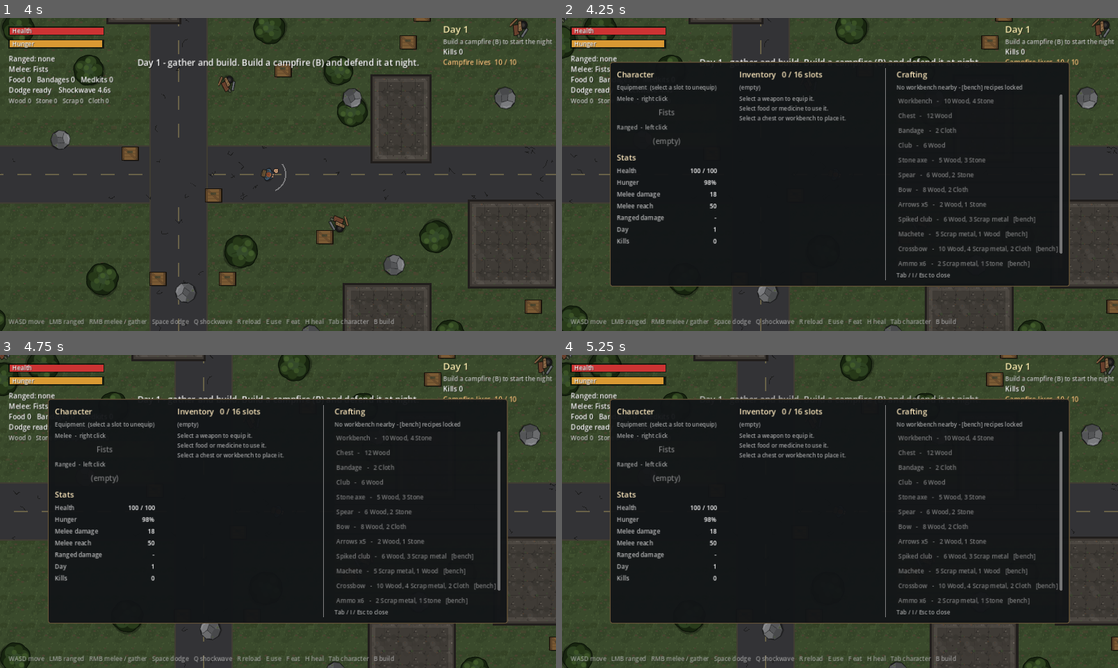
Above: before the commit, frames 1-4 (two rows, left to right).
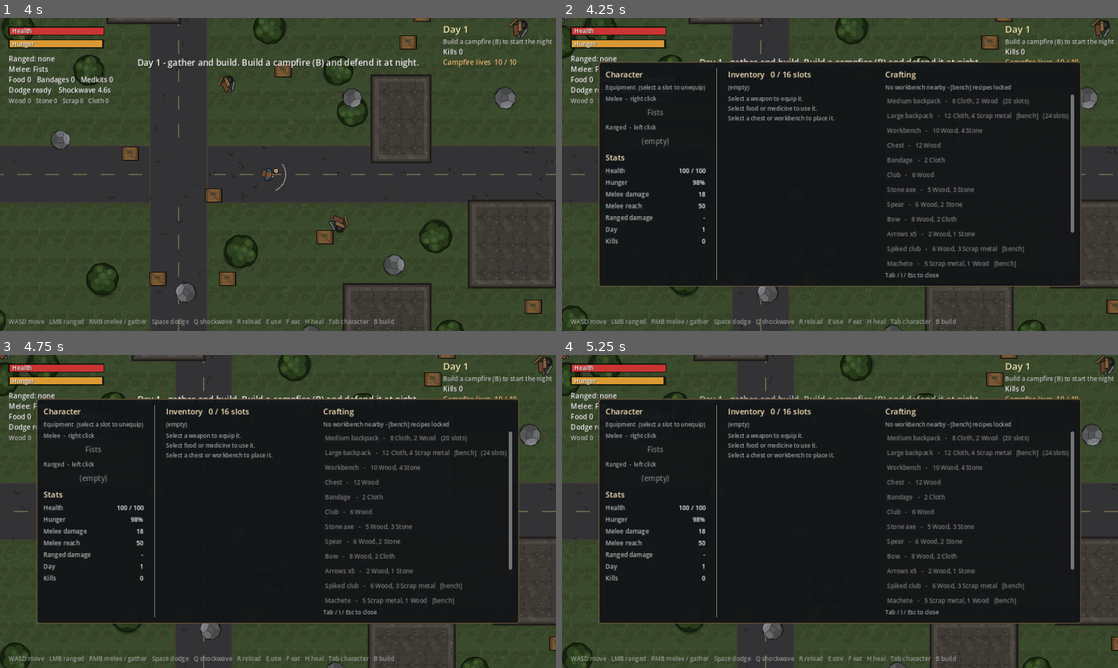
Above: after the commit, the same moments.

Repository: CptSyphilis/nightfall-
Game: Godot game, scene res://scenes/main.tscn
Same seed, same stepped clock (60 frames per second), same inputs: the game is played once before the commit and once after it.
Inputs (mouse positions are in pixels of both pictures, inside the frame that each line leads up to):
- Up to frame 1 (4 s): tap Enter (restart) at 0.5, 2, 3.5 s; move the mouse to (400, 158) at 0.52 s; hold D (move_right) 0.53-1.25 s; tap Q (ability) at 0.6 s; click (400, 158) at 0.67 s; drag from (166, 190) to (250, 237) at 1.27 s; move the mouse to (333, 105) at 2.02 s; hold D (move_right) 2.03-2.75 s; hold Mouse wheel down (build_next) 2.03-2.75 s; drag from (250, 237) to (111, 127) at 2.77 s; move the mouse to (444, 221) at 3.52 s; hold A (move_left) from 3.53 s (still down); hold Right mouse button (demolish) from 3.53 s (still down)
- Up to frame 2 (4.25 s): keep holding A (move_left); keep holding Right mouse button (demolish); tap Tab (inventory) at 4.15 s
- Up to frame 3 (4.75 s): release A (move_left) at 4.25 s; release Right mouse button (demolish) at 4.25 s; drag from (111, 464) to (194, 433) at 4.27 s
- Up to frame 4 (5.25 s): tap Enter (restart) at 5 s; move the mouse to (867, 511) at 5.02 s; hold S (move_down) from 5.03 s (still down); tap F (eat) at 5.1 s; click (867, 511) at 5.17 s

Frame 1 is identical in both runs. In frame 2, 8.2% of the frame differs, in the area x 6-94%, y 14-86%; in frame 3, 8.2%; in frame 4, 8.2%.

Commit message:
Craftable backpack upgrades (16 > 20 > 24 slots)
Co-Authored-By: Claude Opus 5.5 <noreply@anthropic.com>
Claude-Session: https://claude.ai/code/session_01TRX34mMyiPJpagye9Z5d4b

Diff:
--- a/scripts/inventory_ui.gd
+++ b/scripts/inventory_ui.gd
@@ -279,6 +279,10 @@
 	var text := "%s   -   %s" % [name, Items.describe_cost(r["cost"])]
 	if r["bench"]:
 		text += "   [bench]"
+	if r.has("slots"):
+		text += "   (%d slots)" % r["slots"]
+		if game.player.inventory.max_slots >= r["slots"]:
+			text = "%s   -   wearing it" % name
 	var b := _button(text)
 	b.alignment = HORIZONTAL_ALIGNMENT_LEFT
 	b.custom_minimum_size = Vector2(350, 30)
--- a/scripts/items.gd
+++ b/scripts/items.gd
@@ -14,6 +14,9 @@
 	"arrow":     {"name": "Arrows",      "stack": 50,  "color": Color(0.85, 0.75, 0.55)},
 	"workbench": {"name": "Workbench",   "stack": 5,   "color": Color(0.6, 0.85, 0.6), "placeable": true},
 	"chest":     {"name": "Chest",       "stack": 5,   "color": Color(0.6, 0.85, 0.6), "placeable": true},
+	# Backpack upgrades are used up right away: they give you more inventory slots.
+	"backpack_medium": {"name": "Medium backpack", "stack": 1, "color": Color(0.7, 0.6, 0.45)},
+	"backpack_large":  {"name": "Large backpack",  "stack": 1, "color": Color(0.7, 0.6, 0.45)},
 	# Weapons (one per slot).
 	"pistol":      {"name": "Pistol",      "stack": 1, "color": Color(0.55, 0.75, 1.0), "weapon": true},
 	"bow":         {"name": "Bow",         "stack": 1, "color": Color(0.55, 0.75, 1.0), "weapon": true},
@@ -47,7 +50,11 @@
 }
 
 ## bench = true means you must stand near a placed workbench to craft it.
+## slots = a backpack upgrade: crafting it sets your inventory to that many slots.
+##         from_slots = the backpack you need first (upgrades go in order).
 const RECIPES := [
+	{"id": "backpack_medium", "amount": 1, "cost": {"cloth": 8, "wood": 2},     "bench": false, "slots": 20, "from_slots": 16},
+	{"id": "backpack_large",  "amount": 1, "cost": {"cloth": 12, "scrap": 4},   "bench": true,  "slots": 24, "from_slots": 20},
 	{"id": "workbench",   "amount": 1, "cost": {"wood": 10, "stone": 4},            "bench": false},
 	{"id": "chest",       "amount": 1, "cost": {"wood": 12},                        "bench": false},
 	{"id": "bandage",     "amount": 1, "cost": {"cloth": 2},                        "bench": false},
--- a/scripts/player.gd
+++ b/scripts/player.gd
@@ -577,6 +577,8 @@
 		return false
 	if not can_afford(r["cost"]):
 		return false
+	if r.has("slots"):
+		return inventory.max_slots == r["from_slots"]   # upgrades go in order
 	return inventory.space_for(id) >= r["amount"]
 
 
@@ -585,7 +587,10 @@
 		return false
 	var r: Dictionary = Items.recipe(id)
 	pay(r["cost"])
-	inventory.add(id, r["amount"])
+	if r.has("slots"):
+		inventory.max_slots = r["slots"]   # backpacks are worn right away
+	else:
+		inventory.add(id, r["amount"])
 	game.floating_text(global_position + Vector2(0, -30), "Crafted %s" % Items.display_name(id), Color(0.6, 1, 0.6))
 	return true
 
--- a/tests/test_runner.gd
+++ b/tests/test_runner.gd
@@ -774,6 +774,24 @@
 	check(totals.get("arrow", 0) / 2000.0 < 0.4, "arrows are rarer (%.2f per crate)" % (totals.get("arrow", 0) / 2000.0))
 	check(game.ZOMBIE_DROP_CHANCE <= 0.1, "zombies drop bags less often")
 
+	# --- backpack upgrades
+	reset_player()
+	p.inventory.max_slots = 16
+	p.inventory.set_count("cloth", 30)
+	p.inventory.set_count("wood", 5)
+	p.inventory.set_count("scrap", 5)
+	check(not p.can_craft("backpack_large"), "large backpack needs the medium one first")
+	check(p.craft("backpack_medium") and p.inventory.max_slots == 20, "medium backpack gives 20 slots")
+	check(p.inventory.count("backpack_medium") == 0, "the backpack is worn, not kept in the bag")
+	check(not p.can_craft("backpack_medium"), "cannot craft the medium backpack twice")
+	var bench2 = game.spawn_structure("workbench", p.position + Vector2(48, 0))
+	check(p.craft("backpack_large") and p.inventory.max_slots == 24, "large backpack gives 24 slots")
+	bench2.queue_free()
+	p.inventory.max_slots = 16
+	for id in ["cloth", "wood", "scrap"]:
+		p.inventory.set_count(id, 0)
+	await frames(1)
+
 	# --- death
 	reset_player()
 	p.take_damage(1000)
